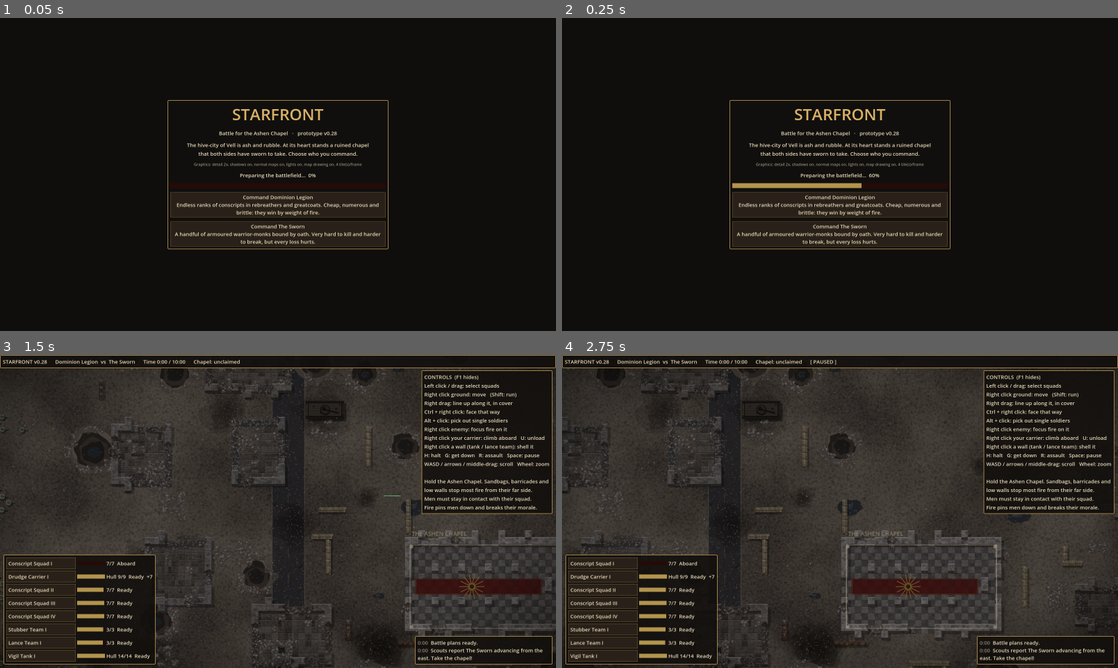
Above: before the commit, frames 1-4 (two rows, left to right).
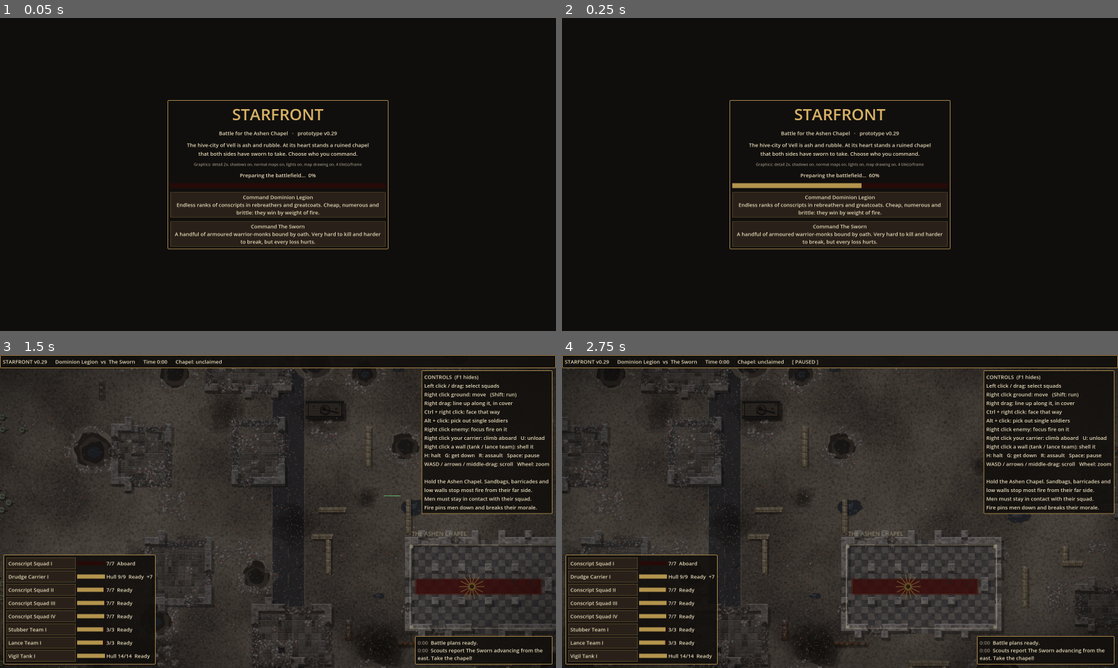
Above: after the commit, the same moments.

Repository: sirspoon/StarFront
Game: Godot game, scene res://scenes/main.tscn
Same seed, same stepped clock (60 frames per second), same inputs: the game is played once before the commit and once after it. Sound files missing from this copy of the repository are replaced by a short silence.
Inputs (mouse positions are in pixels of both pictures, inside the frame that each line leads up to):
- Up to frame 1 (0.05 s): no input
- Up to frame 2 (0.25 s): no input
- Up to frame 3 (1.5 s): click "Command Dominion Legion Endle…" at 0.5 s; tap Enter at 1.25 s; move the mouse to (400, 495) at 1.27 s; hold D from 1.28 s (still down); hold Shift from 1.28 s (still down); click (400, 495) at 1.42 s
- Up to frame 4 (2.75 s): tap Space at 1.52 s; release D at 2 s; release Shift at 2 s; drag from (728, 527) to (812, 574) at 2.02 s

The runs differ from the first frame. In frame 1, less than 0.1% of the frame differs, in the area x 60-61%, y 36-38%; in frame 2, less than 0.1%; in frame 3, 0.1%; in frame 4, 0.2%, in the area x 8-50%, y 1-4%.

Commit message:
StarFront v0.29: fix weapon sounds, pinned men follow orders, no time limit
Weapon sounds were looked up by display name so all fell back to the laser.
Pinned soldiers now crawl to orders and men ahead wait for the squad.
Battles have no time limit outside autotest.

Co-Authored-By: Claude Opus 5.5 <noreply@anthropic.com>
Claude-Session: https://claude.ai/code/session_01Q9zFWq6qGPKtGhTxhDqH85

Diff:
--- a/project.godot
+++ b/project.godot
@@ -7,7 +7,7 @@
 
 config/name="StarFront"
 config/description="Real-time squad tactics in a ruined gothic future."
-config/version="0.28"
+config/version="0.29"
 run/main_scene="res://scenes/main.tscn"
 config/features=PackedStringArray("4.3", "GL Compatibility")
 config/icon="res://icon.svg"
--- a/scripts/game_data.gd
+++ b/scripts/game_data.gd
@@ -2,7 +2,7 @@
 extends RefCounted
 ## Factions, soldier types and weapons. Balance tuning lives here.
 
-const VERSION := "0.28"
+const VERSION := "0.29"
 
 ## range in pixels (16 px = 1 map cell); cooldown = seconds between bursts;
 ## acc = base hit chance; ap = how much infantry armour it ignores; supp = suppression per shot;
--- a/scripts/hud.gd
+++ b/scripts/hud.gd
@@ -277,12 +277,13 @@
 	var f1: Dictionary = GameData.FACTIONS[main.factions[1]]
 	var t := int(main.time)
 	var total := int(main.battle_length)
+	var clock := "%d:%02d" % [t / 60, t % 60] + (" / %d:%02d" % [total / 60, total % 60] if total > 0 else "")
 	var chapel := "unclaimed"
 	if main.objective_owner >= 0:
 		chapel = "%s  (%d / %d s to win)" % [GameData.FACTIONS[main.factions[main.objective_owner]].short,
 				int(main.hold_streak), int(main.HOLD_TO_WIN)]
-	top_label.text = "STARFRONT v%s      %s  vs  %s      Time %d:%02d / %d:%02d      Chapel: %s%s" % [
-			GameData.VERSION, f0.name, f1.name, t / 60, t % 60, total / 60, total % 60, chapel,
+	top_label.text = "STARFRONT v%s      %s  vs  %s      Time %s      Chapel: %s%s" % [
+			GameData.VERSION, f0.name, f1.name, clock, chapel,
 			"      [ PAUSED ]" if main.paused else ""]
 	for sq in main.squads:
 		var st: String = sq.status()
--- a/scripts/main.gd
+++ b/scripts/main.gd
@@ -31,7 +31,7 @@
 var factions := ["legion", "sworn"]
 var start_counts := [0, 0]
 var time := 0.0
-var battle_length := 600.0
+var battle_length := 0.0  # seconds; 0 = no time limit (computer-v-computer tests use 600)
 var spot_timer := 0.0
 var objective_owner := -1
 var hold_streak := 0.0
@@ -116,6 +116,7 @@
 	add_child(hud)
 	hud.setup(self)
 	if autotest:
+		battle_length = 600.0  # test battles still end
 		print("StarFront autotest, seed %d" % seed_value)
 		start_battle("legion")
 		if "--demo-damage" in args:
@@ -126,6 +127,8 @@
 			_test_orders()
 		if "--test-carrier" in args:
 			_test_carrier()
+		if "--test-follow" in args:
+			_test_follow()
 		if "--prone" in args:  # test aid: the Legion fights in the Down stance
 			for sq in _player_squads():
 				sq.set_prone(true)
@@ -205,6 +208,35 @@
 	var boarding := inf.members.filter(func(m): return m.board_vehicle == car).size()
 	await get_tree().create_timer(1.0).timeout
 	print("double tap on carrier: %d men ordered to board, carrier selected=%s, infantry selected=%s" % [boarding, car.squad.selected, inf.selected])
+
+
+## Test aid: during a real battle, order the player's squads to move every few
+## seconds and report any soldier who didn't go, and why.
+func _test_follow() -> void:
+	ais = ais.filter(func(ai): return ai.team != 0)
+	var stuck_total := 0
+	var orders := 0
+	for round_i in 30:
+		await get_tree().create_timer(4.0).timeout
+		if over:
+			break
+		for sq in _player_squads():
+			if sq.vehicle() != null or sq.carrier() != null or sq.alive().size() < 2:
+				continue
+			var c := sq.center()
+			var dest := c + Vector2(randf_range(80, 220), randf_range(-160, 160))
+			var before := {}
+			for m in sq.alive():
+				before[m] = m.position
+			sq.enqueue(map, {"kind": "move", "a": dest, "b": dest, "face": Vector2.ZERO, "run": false}, true)
+			orders += 1
+			await get_tree().create_timer(3.0).timeout
+			for m in sq.alive():
+				if before.has(m) and m.position.distance_to(before[m]) < 6.0 and m.position.distance_to(dest) > 60.0:
+					stuck_total += 1
+					print("STUCK %s state=%s supp=%d path=%d/%d sub=%d board=%s dist_to_dest=%d" % [sq.name, Soldier.State.keys()[m.state],
+							m.suppression, m.path_i, m.path.size(), sq.sub.size(), m.board_vehicle != null, m.position.distance_to(dest)])
+	print("FOLLOW orders=%d stuck=%d" % [orders, stuck_total])
 
 
 ## Test aid: shell the chapel's west wall so screenshots show every damage stage.
@@ -821,7 +853,7 @@
 	if time - float(fire_sound_at.get(key, -99.0)) < span:
 		return
 	fire_sound_at[key] = time
-	sfx.play(Sfx.WEAPON_SOUND.get(w.name, "laser"), muzzle)
+	sfx.play(Sfx.sound_for(w), muzzle)
 
 
 func _ricochet(pos: Vector2, incoming: Vector2, w := {}) -> void:
@@ -1020,7 +1052,7 @@
 		_end(w, "%s have broken. %s hold the field." % [names[1 - w], names[w]])
 	elif objective_owner >= 0 and hold_streak >= HOLD_TO_WIN:
 		_end(objective_owner, "%s have held the Ashen Chapel unchallenged." % names[objective_owner])
-	elif time >= battle_length:
+	elif battle_length > 0.0 and time >= battle_length:
 		if objective_owner >= 0:
 			_end(objective_owner, "Time is up. %s hold the Ashen Chapel." % names[objective_owner])
 		else:
--- a/scripts/sfx.gd
+++ b/scripts/sfx.gd
@@ -30,6 +30,14 @@
 var next := 0
 var recent := {}  # name -> [msec, position]
 var engine_stream: AudioStreamWAV
+
+
+## The sound for a weapon (looked up by the weapon's data, whose key isn't stored in it).
+static func sound_for(w: Dictionary) -> String:
+	for k in WEAPON_SOUND:
+		if GameData.WEAPONS[k] == w:
+			return WEAPON_SOUND[k]
+	return "laser"
 
 
 func setup(camera: Camera2D) -> void:
--- a/scripts/soldier.gd
+++ b/scripts/soldier.gd
@@ -42,6 +42,7 @@
 var walk := 0.0
 var seen_by := [true, true]
 var is_vehicle := false
+var wait_for_squad := false  # got ahead of slower squad-mates: pausing for them
 var in_cover := false      # crouched behind cover facing the threat
 var behind_low := false    # waist-high cover between him and the threat
 var corner_cover := false  # a wall or wreck between him and the threat (leans out to fire)
@@ -98,6 +99,11 @@
 	path = map.find_path(position, p)
 	path_i = 0
 	running = run
+	wait_for_squad = false
+	if state == State.PINNED:
+		# an order steadies a man: "Move! Keep with us!"
+		suppression = maxf(0.0, suppression - 15.0)
+		morale = minf(max_morale, morale + 4.0)
 
 
 func halt() -> void:
@@ -130,7 +136,11 @@
 		State.ROUTING:
 			_follow_path(dt, true)
 		State.PINNED:
-			moving = false
+			# pinned men with orders crawl after the squad, unless the fire is too heavy
+			if path_i < path.size() and suppression < 85.0:
+				_follow_path(dt, false)
+			else:
+				moving = false
 		State.READY:
 			_follow_path(dt, false)
 	if state != State.ROUTING and is_alive():
@@ -218,8 +228,13 @@
 		return
 	var target := path[path_i]
 	var to := target - position
+	if wait_for_squad and not fleeing:
+		moving = false
+		return
 	var spd := speed * map.speed_mult(position)
-	if squad.prone and not fleeing:
+	if state == State.PINNED:
+		spd *= 0.25  # crawling under fire
+	elif squad.prone and not fleeing:
 		spd *= 0.35  # crawling
 	elif running:
 		spd *= 1.7
--- a/scripts/squad.gd
+++ b/scripts/squad.gd
@@ -211,8 +211,41 @@
 	return false
 
 
+## A man who has got out of contact ahead of squad-mates who are still on the way
+## (crawling, or held up) pauses until they catch up, so the squad keeps together.
+func _keep_together() -> void:
+	var live: Array = members.filter(func(m): return m.is_alive() and m.state != Soldier.State.ROUTING)
+	if live.size() < 2:
+		return
+	for m in live:
+		if m.path_i >= m.path.size():
+			m.wait_for_squad = false
+			continue
+		var near := INF
+		var nearest = null
+		var others_coming := false
+		for o in live:
+			if o == m:
+				continue
+			var d: float = o.position.distance_to(m.position)
+			if d < near:
+				near = d
+				nearest = o
+			if o.path_i < o.path.size() and not o.wait_for_squad:
+				others_coming = true
+		var dest: Vector2 = m.path[m.path.size() - 1]
+		# only a man who is out ahead (nearer the destination than his nearest mate) waits;
+		# one left behind keeps walking, which brings him back into contact
+		var ahead: bool = nearest != null and m.position.distance_to(dest) < nearest.position.distance_to(dest)
+		if m.wait_for_squad:
+			m.wait_for_squad = others_coming and ahead and near > COH * 0.8
+		else:
+			m.wait_for_squad = others_coming and ahead and near > COH * 0.95 and not sub.has(m)
+
+
 ## Called every frame: once the squad reaches one planned point, set off for the next.
 func advance(map: BattleMap) -> void:
+	_keep_together()
 	if current == null or busy():
 		return
 	if queue.is_empty():
Not shown, changed: CHANGELOG.md
Not shown, changed: CLAUDE.md
